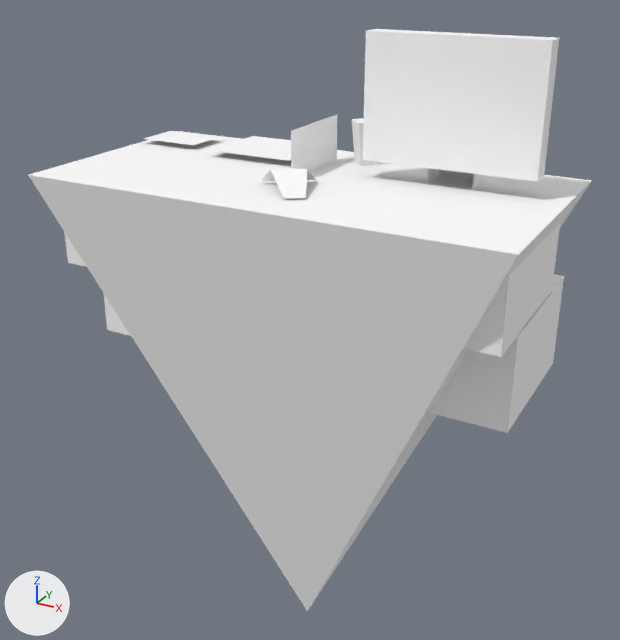
What one commit did to the glTF model public/3d/item/model__item__shop.ofs_3893_0/3893kg3_shp15.gltf.
Both versions are drawn from a 50 mm camera at (1.46, -2.64, 1.48) aimed at (-0.02, 0.07, 0.13). Every picture has the same lights, and +X, +Y and +Z are marked at lower left. The older version comes first.

Script lines for the objects in view, before the commit:
```python
mat_shp15_0 = principled_material('shp15_0')
mat_shp15_0.base_color = (1.0, 1.0, 1.0)  # white #ffffff
mat_shp15_0.roughness = 1.0
mat_shp15_1 = principled_material('shp15_1')
mat_shp15_1.base_color = (1.0, 1.0, 1.0)  # white #ffffff
mat_shp15_1.roughness = 1.0
mat_shp15_2 = principled_material('shp15_2')
mat_shp15_2.base_color = (1.0, 1.0, 1.0)  # white #ffffff
mat_shp15_2.roughness = 1.0
me_3893kg3_shp15 = bpy.data.meshes.new('3893kg3_shp15')
me_3893kg3_shp15.from_pydata(...)  # 63 vertices, 62 faces; spans x -0.9..0.9, y -0.45..0.45, z -1.27..1.21
# faces by material slot: [28, 6, 28]
me_3893kg3_shp15.materials.append(mat_shp15_0)  # white #ffffff
me_3893kg3_shp15.materials.append(mat_shp15_1)  # white #ffffff
me_3893kg3_shp15.materials.append(mat_shp15_2)  # white #ffffff
ob_3893kg3_shp15 = bpy.data.objects.new('3893kg3_shp15', me_3893kg3_shp15)
ob_3893kg3_shp15.location = (0.0, 0.0, 0.0)
```
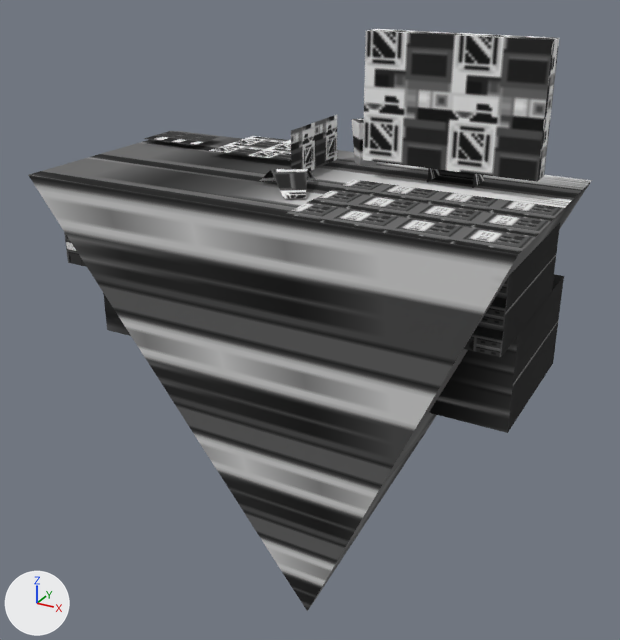
Scene script edits in JSON lines:
```json
{"op": "add", "block": "img_shp15_2", "code": ["img_shp15_2 = load_image('shp15_2', '_unpacked/shp15_2', 32, 32, 'sRGB')"]}
{"op": "add", "block": "img_shp15_1", "code": ["img_shp15_1 = load_image('shp15_1', '_unpacked/shp15_1', 64, 32, 'sRGB')"]}
{"op": "add", "block": "img_shp15_0", "code": ["img_shp15_0 = load_image('shp15_0', '_unpacked/shp15_0', 32, 32, 'sRGB')"]}
{"op": "remove", "block": "mat_shp15_0", "code": "mat_shp15_0.base_color = (1.0, 1.0, 1.0)  # white #ffffff"}
{"op": "add", "block": "mat_shp15_0", "code": "mat_shp15_0.texture = img_shp15_0"}
{"op": "remove", "block": "mat_shp15_1", "code": "mat_shp15_1.base_color = (1.0, 1.0, 1.0)  # white #ffffff"}
{"op": "add", "block": "mat_shp15_1", "code": "mat_shp15_1.texture = img_shp15_1"}
{"op": "remove", "block": "mat_shp15_2", "code": "mat_shp15_2.base_color = (1.0, 1.0, 1.0)  # white #ffffff"}
{"op": "add", "block": "mat_shp15_2", "code": "mat_shp15_2.texture = img_shp15_2"}
```

Pixel boxes [x1, y1, x2, y2] of what changed, in the pictures (620 x 640 px):
```json
{"object": "3893kg3_shp15", "change": "surface changed", "before": [28, 29, 592, 611], "after": [28, 29, 592, 611], "on screen": "white to grey"}
```
